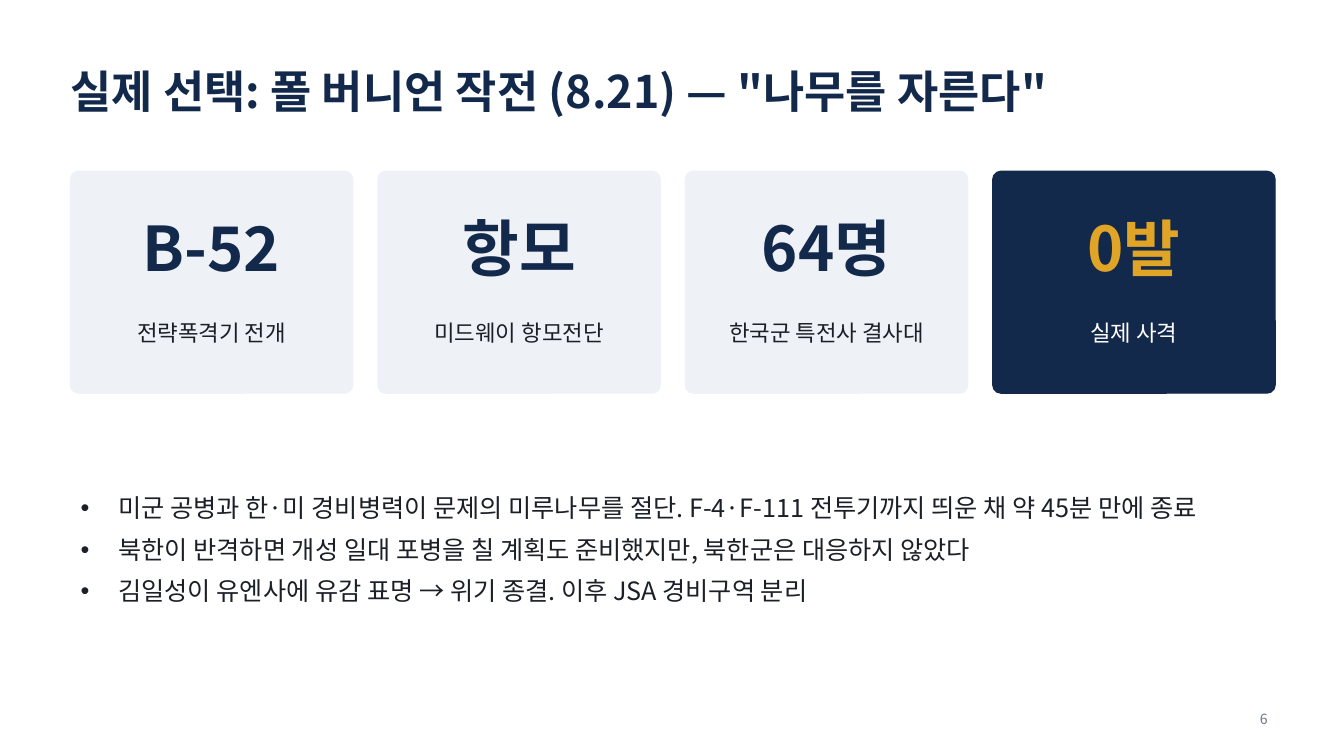
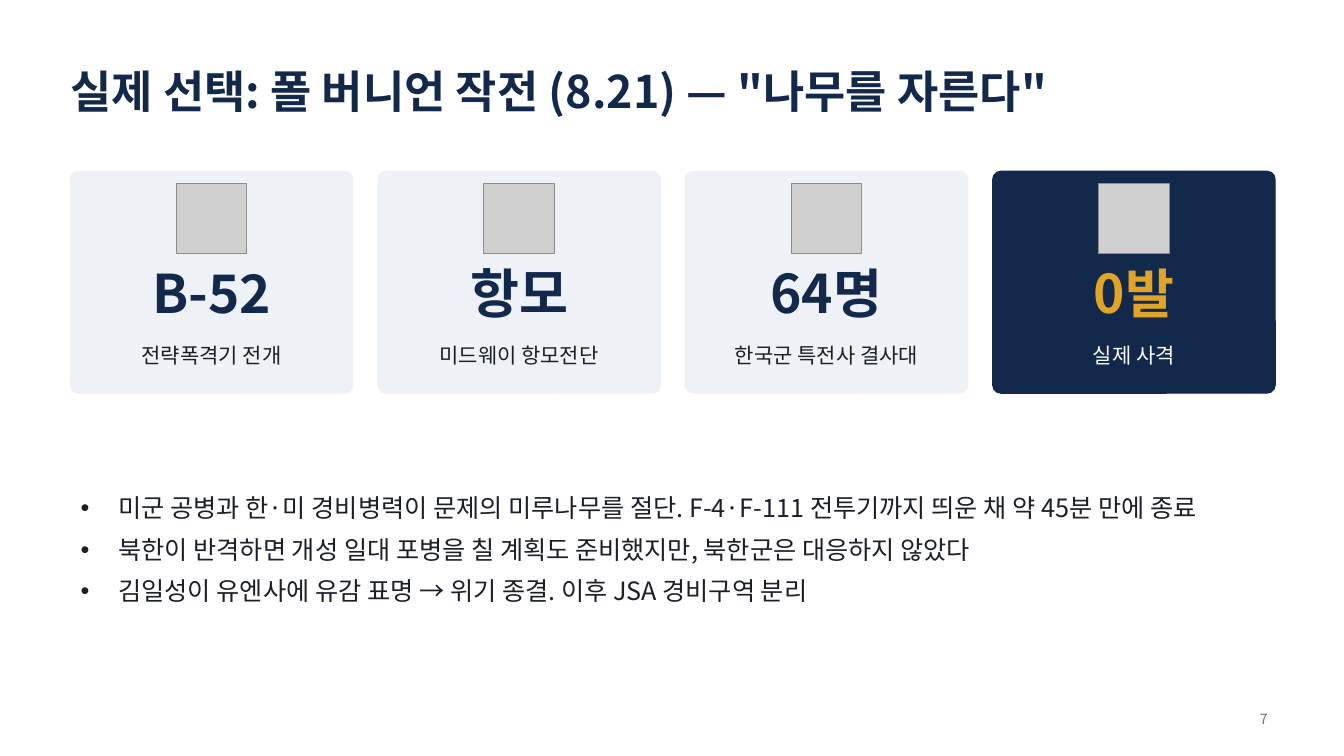
Before and after one commit to topys2000/study, a slide deck: slide 7 of 국지/공통/강평보조자료_비례성과_과거사례(판문점·연평도).pptx (slide 6 before the commit). Drawn at 1344x756 pixels with LibreOffice and Linux fonts; fonts in the diff are those of the drawing; grey boxes stand for pictures. Boxes give left, top, right and bottom in pixels: in the first picture for what was removed or moved away, otherwise in the second. Text is boxed around its words. In the diff, an @@ line names an element or a change of style, - is before the commit and + after.

```diff
--- a/국지/공통/강평보조자료_비례성과_과거사례(판문점·연평도).pptx
+++ b/국지/공통/강평보조자료_비례성과_과거사례(판문점·연평도).pptx
@@ picture added at (176, 184, 247, 254) @@
@@ picture added at (484, 184, 555, 254) @@
@@ picture added at (791, 184, 862, 254) @@
@@ picture added at (1099, 184, 1170, 254) @@
@@ text "B-52": place and size @@
-text "B-52" at (143, 225, 280, 272)
+text "B-52" at (152, 273, 271, 314)
@@ text "항모": place and size @@
-text "항모" at (462, 219, 575, 277)
+text "항모" at (470, 268, 568, 318)
@@ text "64명": place and size @@
-text "64명" at (762, 219, 891, 277)
+text "64명" at (771, 268, 883, 318)
@@ size 44 to 38 pt in 4 elements at (152, 273, 271, 314), (470, 268, 568, 318), (771, 268, 883, 318), (1094, 268, 1174, 318) @@
@@ text "0발": place and size @@
-text "0발" at (1087, 219, 1180, 276)
+text "0발" at (1094, 268, 1174, 318)
@@ text "전략폭격기 전개": place and size @@
-text "전략폭격기 전개" at (137, 322, 286, 343)
+text "전략폭격기 전개" at (142, 345, 282, 365)
@@ text "미드웨이 항모전단": place and size @@
-text "미드웨이 항모전단" at (434, 322, 604, 343)
+text "미드웨이 항모전단" at (439, 345, 598, 365)
@@ text "한국군 특전사 결사대": place and size @@
-text "한국군 특전사 결사대" at (729, 322, 924, 343)
+text "한국군 특전사 결사대" at (735, 345, 918, 365)
@@ size 16 to 15 pt in 4 elements at (142, 345, 282, 365), (439, 345, 598, 365), (735, 345, 918, 365), (1093, 345, 1175, 365) @@
@@ text "실제 사격": place and size @@
-text "실제 사격" at (1090, 322, 1177, 343)
+text "실제 사격" at (1093, 345, 1175, 365)
@@ page number at (1260, 714, 1268, 724): text changed @@
-6
+7
```
Also in this commit, not shown: 8 other slides changed, 2 slides added, 4 other files.
